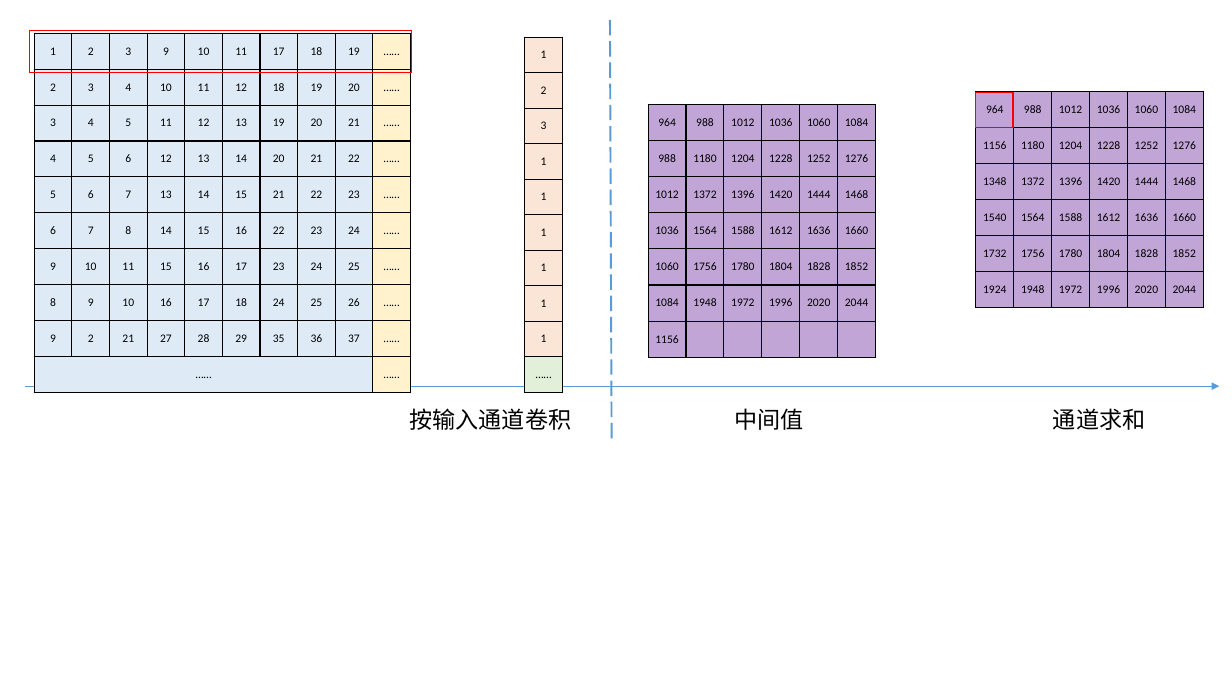
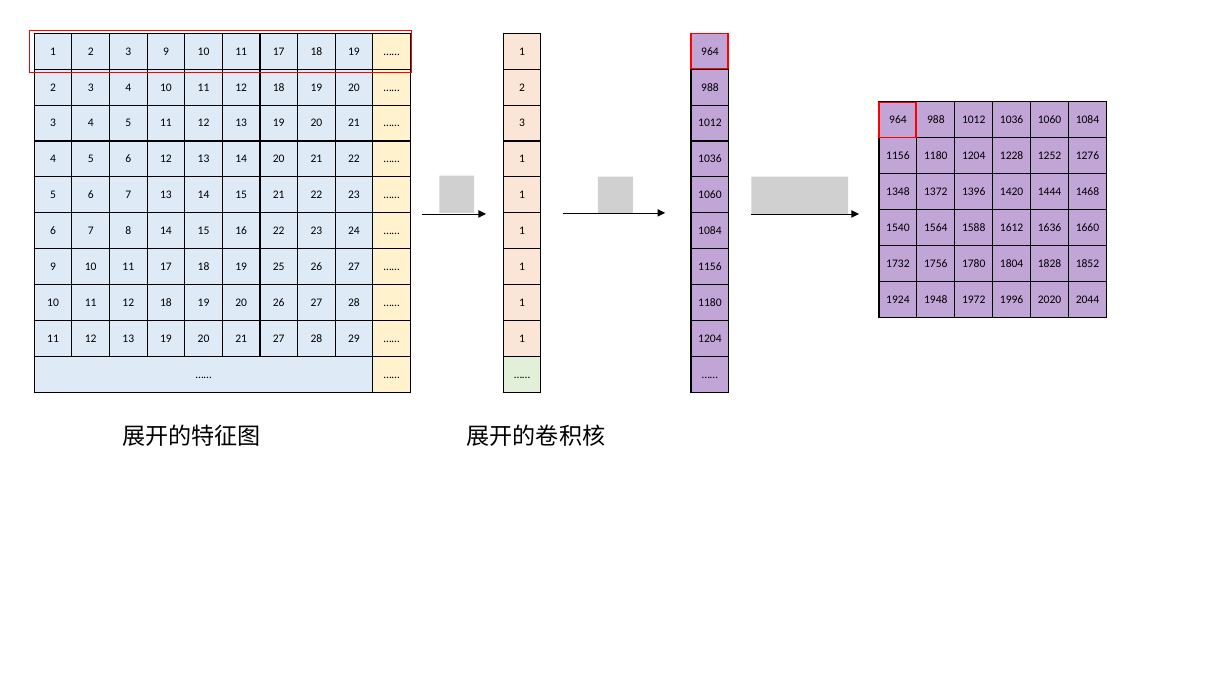
Before and after one commit to ParanoidHW/jazz, a slide deck: slide 2 of docs/conv_process.pptx. Drawn at 1232x693 pixels with LibreOffice and Linux fonts; fonts in the diff are those of the drawing; grey boxes stand for pictures. Boxes give left, top, right and bottom in pixels: in the first picture for what was removed or moved away, otherwise in the second. Text is boxed around its words. In the diff, an @@ line names an element or a change of style, - is before the commit and + after.

```diff
--- a/docs/conv_process.pptx
+++ b/docs/conv_process.pptx
@@ line removed from (610, 20) to (612, 441) @@
@@ table at [34, 33, 413, 393] @@
-row 7: 9 | 10 | 11 | 15 | 16 | 17 | 23 | 24 | 25 | ……
+row 7: 9 | 10 | 11 | 17 | 18 | 19 | 25 | 26 | 27 | ……
-row 8: 8 | 9 | 10 | 16 | 17 | 18 | 24 | 25 | 26 | ……
+row 8: 10 | 11 | 12 | 18 | 19 | 20 | 26 | 27 | 28 | ……
-row 9: 9 | 2 | 21 | 27 | 28 | 29 | 35 | 36 | 37 | ……
+row 9: 11 | 12 | 13 | 19 | 20 | 21 | 27 | 28 | 29 | ……
@@ table: place and size @@
-table at [525, 37, 563, 392]
+table at [504, 33, 542, 393]
@@ table at [691, 33, 729, 393] @@
-964 | 988 | 1012 | 1036 | 1060 | 1084
-988 | 1180 | 1204 | 1228 | 1252 | 1276
-1012 | 1372 | 1396 | 1420 | 1444 | 1468
-1036 | 1564 | 1588 | 1612 | 1636 | 1660
-1060 | 1756 | 1780 | 1804 | 1828 | 1852
-1084 | 1948 | 1972 | 1996 | 2020 | 2044
-1156 |  |  |  |  | 
+964
+988
+1012
+1036
+1060
+1084
+1156
+1180
+1204
+……
@@ table: place and size @@
-table at [648, 104, 875, 358]
+table at [691, 33, 729, 393]
@@ rectangle added at [691, 33, 728, 68], outline #FF0000 1 pt @@
@@ table: place and size @@
-table at [976, 91, 1203, 309]
+table at [879, 101, 1106, 318]
@@ rectangle: place and size @@
-rectangle at [976, 92, 1013, 128]
+rectangle at [879, 103, 916, 138]
@@ picture added at [439, 176, 474, 213] @@
@@ picture added at [598, 177, 633, 213] @@
@@ picture added at [751, 177, 848, 213] @@
@@ arrow added from (422, 214) to (486, 214), #000000 0.5 pt @@
@@ arrow added from (563, 213) to (665, 213), #000000 0.5 pt @@
@@ arrow added from (751, 214) to (860, 214), #000000 0.5 pt @@
@@ arrow removed from (26, 386) to (1220, 386) @@
@@ text removed at [734, 408, 803, 430] @@
-中间值
@@ text removed at [1053, 408, 1145, 430] @@
-通道求和
@@ text added at [122, 424, 261, 446], 18 pt, text #000000 @@
+展开的特征图
@@ text at [467, 424, 606, 446]: text changed @@
-按输入通道卷积
+展开的卷积核
```
Also in this commit, not shown: 1 other slide changed, 5 other files.
